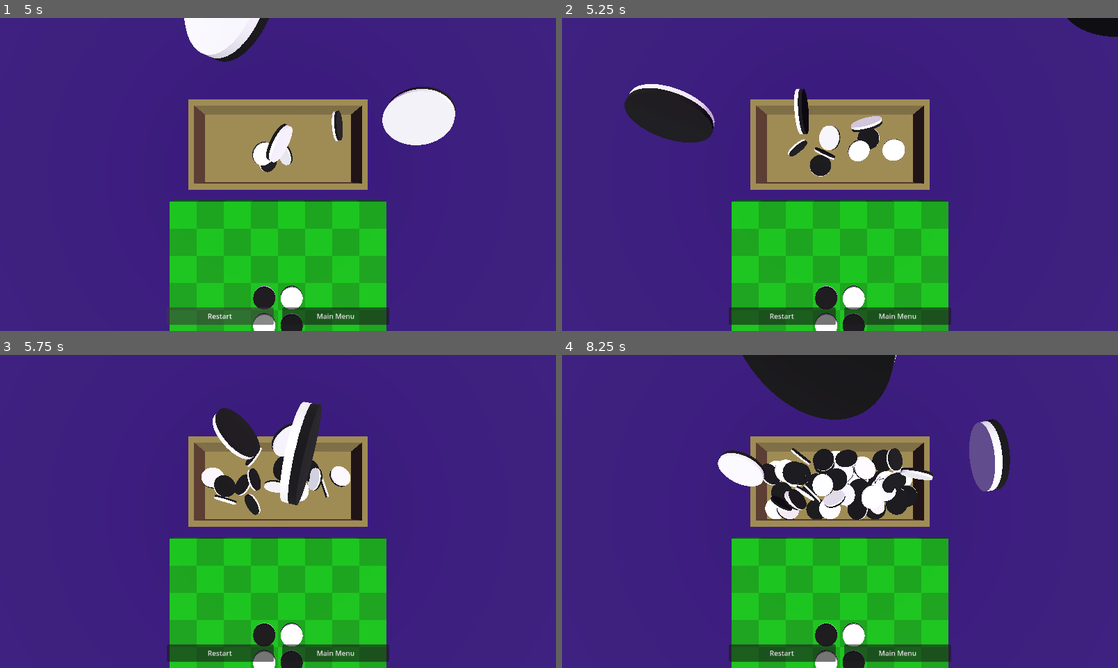
Above: before the commit, frames 1-4 (two rows, left to right).
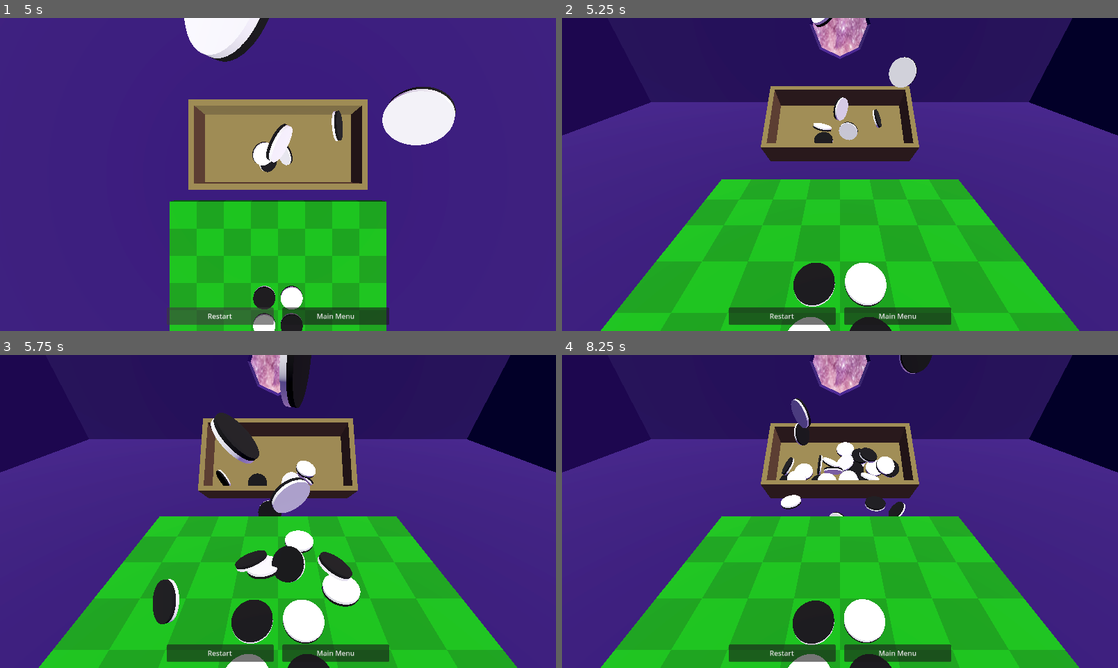
Above: after the commit, the same moments.

Repository: phrasmotica/othello
Game: Godot game, scene res://scenes/3d/main_menu_3d.tscn
The game is run twice, just before and just after one commit, with the same random seed, the same clock (stepped at 60 frames per second) and the same inputs.
Inputs (mouse positions are in pixels of both pictures, inside the frame that each line leads up to):
- Up to frame 1 (5 s): move the mouse to (400, 158) at 0.52 s; hold C (peek_counter_box) 0.53-1.25 s; click (400, 158) at 0.67 s; click "Start Game" at 1.25 s; move the mouse to (166, 190) at 2.02 s; tap C (peek_counter_box) at 2.1 s; click (166, 190) at 2.17 s; click "Restart" at 2.75 s; click "Restart" at 3.5 s; click "Restart" at 4.25 s
- Up to frame 2 (5.25 s): move the mouse to (895, 105) at 5.02 s; hold C (peek_counter_box) from 5.03 s (still down); click (895, 105) at 5.17 s
- Up to frame 3 (5.75 s): keep holding C (peek_counter_box)
- Up to frame 4 (8.25 s): move the mouse to (812, 574) at 5.77 s; release C (peek_counter_box) at 5.78 s; tap C (peek_counter_box) at 5.85, 7.35 s; click (812, 574) at 5.92 s; move the mouse to (1006, 558) at 6.52 s; hold C (peek_counter_box) 6.53-7.28 s; click (1006, 558) at 6.67 s; move the mouse to (673, 464) at 7.27 s; click (673, 464) at 7.42 s; move the mouse to (867, 511) at 8.02 s; hold C (peek_counter_box) from 8.03 s (still down); click (867, 511) at 8.17 s

Frame 1 is identical in both runs. In frame 2, 59% of the frame differs, in the area x 0-100%, y 0-100%; in frame 3, 58%; in frame 4, 60%.

Commit message:
Angle camera upwards when peeking at counter box

Diff:
--- a/scenes/3d/game_3d.tscn
+++ b/scenes/3d/game_3d.tscn
@@ -6,15 +6,43 @@
 [ext_resource type="Script" path="res://scripts/3d/mouse_ray_cast.gd" id="2_11kum"]
 [ext_resource type="Script" path="res://scripts/3d/board_3d_entrance_animation.gd" id="2_756rn"]
 [ext_resource type="Script" path="res://scripts/3d/entrance_orchestrator.gd" id="2_a6jhs"]
-[ext_resource type="PackedScene" uid="uid://c03r8nvs2ic2s" path="res://scenes/3d/world_environment.tscn" id="2_myd6w"]
+[ext_resource type="PackedScene" path="res://scenes/3d/world_environment.tscn" id="2_myd6w"]
 [ext_resource type="PackedScene" uid="uid://b3axiqvovsmhd" path="res://scenes/3d/othello_game_logic_3d.tscn" id="2_wfqod"]
 [ext_resource type="PackedScene" uid="uid://dbt4l8heggobx" path="res://scenes/score_ui.tscn" id="5_1k7n7"]
 [ext_resource type="PackedScene" uid="uid://h7i6lleviljq" path="res://scenes/3d/camera_rig.tscn" id="5_o4xlo"]
 [ext_resource type="Script" path="res://scripts/3d/camera_rig_to_box_animation.gd" id="5_uolml"]
 [ext_resource type="PackedScene" uid="uid://most7j8bx8hc" path="res://scenes/game_buttons.tscn" id="6_50uei"]
+[ext_resource type="Script" path="res://scripts/3d/input_handler.gd" id="7_vq6r7"]
 [ext_resource type="PackedScene" uid="uid://duyv0dq1ikr5y" path="res://scenes/3d/debug_ui.tscn" id="10_mrax3"]
 [ext_resource type="PackedScene" uid="uid://de5xco2vjeejf" path="res://scenes/3d/purple_room.tscn" id="13_yr2oc"]
 [ext_resource type="PackedScene" uid="uid://vitji75rxe4c" path="res://scenes/3d/counter_box.tscn" id="14_upf2v"]
+
+[sub_resource type="Animation" id="Animation_p6wt0"]
+length = 0.001
+tracks/0/type = "value"
+tracks/0/imported = false
+tracks/0/enabled = true
+tracks/0/path = NodePath(".:position")
+tracks/0/interp = 1
+tracks/0/loop_wrap = true
+tracks/0/keys = {
+"times": PackedFloat32Array(0),
+"transitions": PackedFloat32Array(1),
+"update": 0,
+"values": [Vector3(0, 0, 0)]
+}
+tracks/1/type = "value"
+tracks/1/imported = false
+tracks/1/enabled = true
+tracks/1/path = NodePath(".:rotation")
+tracks/1/interp = 1
+tracks/1/loop_wrap = true
+tracks/1/keys = {
+"times": PackedFloat32Array(0),
+"transitions": PackedFloat32Array(1),
+"update": 0,
+"values": [Vector3(0.785398, 0, 0)]
+}
 
 [sub_resource type="Animation" id="Animation_s5702"]
 resource_name = "to_box"
@@ -44,36 +72,26 @@
 "values": [Vector3(0.785398, 0, 0), Vector3(0, 0, 0)]
 }
 
-[sub_resource type="Animation" id="Animation_p6wt0"]
-length = 0.001
+[sub_resource type="Animation" id="Animation_eix6r"]
+resource_name = "peek_box"
+length = 0.1
 tracks/0/type = "value"
 tracks/0/imported = false
 tracks/0/enabled = true
-tracks/0/path = NodePath(".:position")
+tracks/0/path = NodePath(".:rotation")
 tracks/0/interp = 1
 tracks/0/loop_wrap = true
 tracks/0/keys = {
-"times": PackedFloat32Array(0),
-"transitions": PackedFloat32Array(1),
-"update": 0,
-"values": [Vector3(0, 0, 0)]
-}
-tracks/1/type = "value"
-tracks/1/imported = false
-tracks/1/enabled = true
-tracks/1/path = NodePath(".:rotation")
-tracks/1/interp = 1
-tracks/1/loop_wrap = true
-tracks/1/keys = {
-"times": PackedFloat32Array(0),
-"transitions": PackedFloat32Array(1),
-"update": 0,
-"values": [Vector3(0.785398, 0, 0)]
+"times": PackedFloat32Array(0, 0.1),
+"transitions": PackedFloat32Array(1, 1),
+"update": 0,
+"values": [Vector3(0.785398, 0, 0), Vector3(0.959931, 0, 0)]
 }
 
 [sub_resource type="AnimationLibrary" id="AnimationLibrary_pmppe"]
 _data = {
 "RESET": SubResource("Animation_p6wt0"),
+"peek_box": SubResource("Animation_eix6r"),
 "to_box": SubResource("Animation_s5702")
 }
 
@@ -108,6 +126,11 @@
 board = NodePath("../Board3D")
 counter_box = NodePath("../CounterBox")
 debug_canvas = NodePath("../Board3D/CameraRig/Camera3D/DebugCanvas")
+
+[node name="InputHandler" type="Node" parent="." node_paths=PackedStringArray("counter_box", "camera_rig_animation")]
+script = ExtResource("7_vq6r7")
+counter_box = NodePath("../CounterBox")
+camera_rig_animation = NodePath("../Board3D/CameraRig/CameraRigAnimation")
 
 [node name="OthelloGameLogic3D" parent="." node_paths=PackedStringArray("board_3d") instance=ExtResource("2_wfqod")]
 board_3d = NodePath("../Board3D")
--- a/scripts/3d/counter_box.gd
+++ b/scripts/3d/counter_box.gd
@@ -35,13 +35,6 @@
 	set_process(false)
 
 	_refresh()
-
-func _process(_delta: float) -> void:
-	if Input.is_action_just_pressed("peek_counter_box"):
-		peek()
-
-	if Input.is_action_just_released("peek_counter_box"):
-		unpeek()
 
 func start_spawn() -> void:
 	if counter_spawner:
--- /dev/null
+++ b/scripts/3d/input_handler.gd
@@ -0,0 +1,22 @@
+extends Node
+
+@export
+var counter_box: CounterBox
+
+@export
+var camera_rig_animation: AnimationPlayer
+
+func _process(_delta: float) -> void:
+	if Input.is_action_just_pressed("peek_counter_box"):
+		if counter_box:
+			counter_box.peek()
+
+		if camera_rig_animation:
+			camera_rig_animation.play("peek_box")
+
+	if Input.is_action_just_released("peek_counter_box"):
+		if counter_box:
+			counter_box.unpeek()
+
+		if camera_rig_animation:
+			camera_rig_animation.play_backwards("peek_box")
Not shown: 1 places in scenes/3d/game_3d.tscn that only renumber resources
Not shown: 1 places in scenes/3d/main_menu_3d.tscn that only renumber resources
